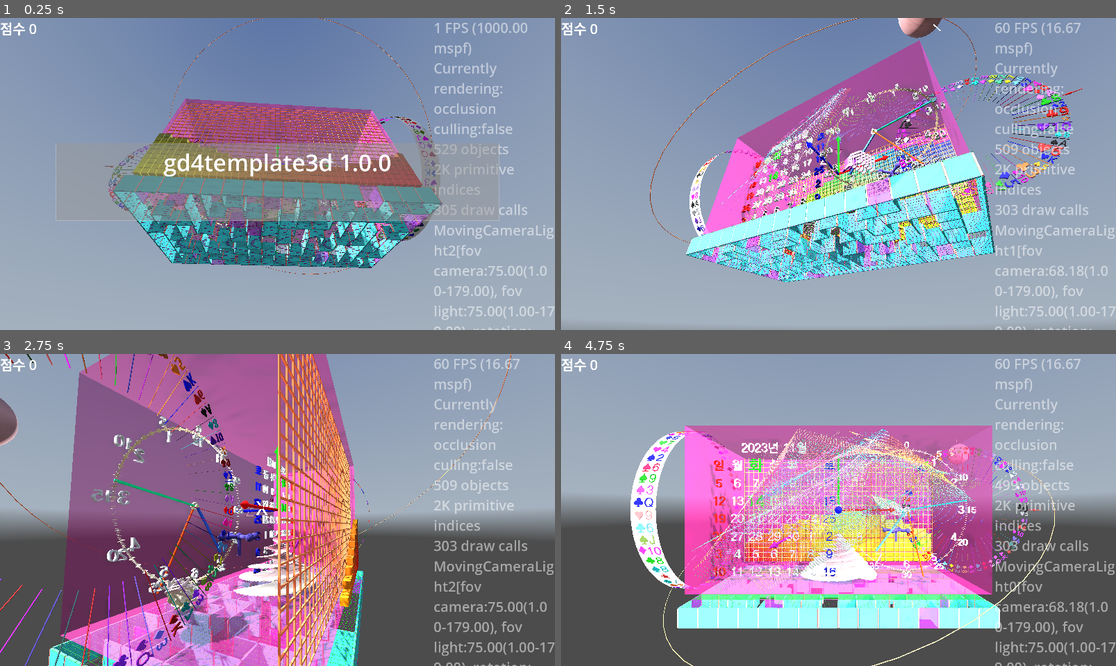
Above: before the commit, frames 1-4 (two rows, left to right).
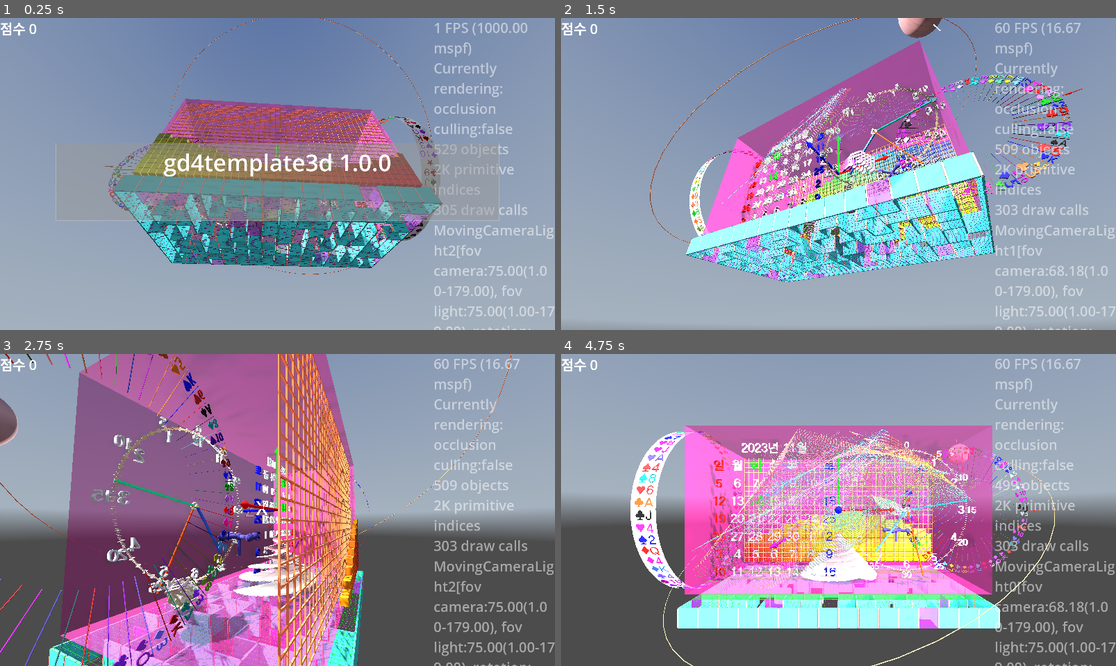
Above: after the commit, the same moments.

Repository: kasworld/gd4template3d
Game: Godot game, scene res://main.tscn
The game is run twice, just before and just after one commit, with the same random seed, the same clock (stepped at 60 frames per second) and the same inputs. A sky picture missing from this copy of the repository is replaced by a grey-blue gradient.
Inputs (mouse positions are in pixels of both pictures, inside the frame that each line leads up to):
- Up to frame 1 (0.25 s): no input
- Up to frame 2 (1.5 s): tap Enter at 0.5, 0.6 s; move the mouse to (960, 158) at 0.52 s; click (960, 158) at 0.67 s; move the mouse to (727, 189) at 1.27 s; tap Delete at 1.35 s; click (727, 189) at 1.42 s
- Up to frame 3 (2.75 s): move the mouse to (333, 441) at 2.02 s; tap Enter at 2.1 s; click (333, 441) at 2.17 s
- Up to frame 4 (4.75 s): move the mouse to (810, 572) at 2.77 s; tap Delete at 2.85, 4.35 s; click (810, 572) at 2.92 s; move the mouse to (1005, 556) at 3.52 s; tap Enter at 3.6 s; click (1005, 556) at 3.67 s; move the mouse to (672, 463) at 4.27 s; click (672, 463) at 4.42 s

The runs differ from the first frame. In frame 1, 0.3% of the frame differs, in the area x 63-79%, y 31-72%; in frame 2, 0.2%; in frame 3, less than 0.1%; in frame 4, 1.0%, in the area x 13-33%, y 24-77%.

Commit message:
use color_text_into_list

Diff:
--- a/main.gd
+++ b/main.gd
@@ -74,14 +74,18 @@
 var colorlist :Array = NamedColorList.filter_to_colorlist(NamedColorList.make_dark_color_list())
 var cardlist :Array = PlayingCard.make_deck_with_joker()
 
+func make_color_text_info_list() -> Array:
+	var rtn := []
+	for i in cardlist.size():
+		rtn.append( [ colorlist[i%colorlist.size()], cardlist[i] ] )
+	return rtn
+
 var wheel :Roulette
 func wheel_demo() -> void:
-	var cell칸정보목록 := []
-	for i in cardlist.size():
-		cell칸정보목록.append( [ colorlist[i%colorlist.size()], cardlist[i] ] )
-	cell칸정보목록.shuffle()
+	var color_text_into_list := make_color_text_info_list().duplicate()
+	color_text_into_list.shuffle()
 	wheel = preload("res://roulette/roulette.tscn").instantiate().init(
-		0, WorldSize.y/2, 0.1, cell칸정보목록 )
+		0, WorldSize.y/2, 0.1, color_text_into_list )
 	wheel.색설정하기(make_random_color(), make_random_color(), make_random_color() )
 	wheel.rotation_stopped.connect(wheel결과가결정됨)
 	add_child(wheel)
@@ -103,13 +107,9 @@
 var symbol크기 := Vector2(3,1.5)
 var reel :Reel
 func reel_demo() -> void:
-	var symbol칸정보목록 := []
-	for i in cardlist.size():
-		symbol칸정보목록.append( [cardlist[i], colorlist[i%colorlist.size()]] )
-	symbol칸정보목록.shuffle()
-	var kilist := symbol칸정보목록.duplicate()
-	kilist.shuffle()
-	reel = preload("res://reel/reel.tscn").instantiate().init(0, symbol크기, kilist)
+	var color_text_into_list := make_color_text_info_list().duplicate()
+	color_text_into_list.shuffle()
+	reel = preload("res://reel/reel.tscn").instantiate().init(0, symbol크기, color_text_into_list)
 	reel.rotation_stopped.connect(reel결과가결정됨)
 	reel.position = Vector3( -WorldSize.x/2 - symbol크기.x , 0, 0)
 	add_child(reel)
--- a/reel/reel.gd
+++ b/reel/reel.gd
@@ -4,23 +4,23 @@
 signal rotation_stopped(rl :Reel)
 var 번호 :int
 var symbol크기 :Vector2
-var symbol정보목록 :Array # [ text, color ]
+var color_text_info_list :Array # [ color , text ]
 var symbol_list :Array[ReelSymbol]
 var symbol각도 :float
 
 func calc_radius() -> float:
-	return symbol정보목록.size() * symbol크기.y / (2*PI)
+	return color_text_info_list.size() * symbol크기.y / (2*PI)
 
-func init(n :int, symbol크기a :Vector2, symbol정보목록a :Array) -> Reel:
+func init(n :int, symbol크기a :Vector2, color_text_info_lista :Array) -> Reel:
 	번호 = n
 	symbol크기 = symbol크기a
-	symbol정보목록 = symbol정보목록a
-	var count := symbol정보목록.size()
+	color_text_info_list = color_text_info_lista
+	var count := color_text_info_list.size()
 	symbol각도 = 2*PI / count
 
 	var r := count * symbol크기.y / (2*PI)
 	for i in count:
-		var k :ReelSymbol = preload("res://reel/reel_symbol/reel_symbol.tscn").instantiate().init(i, symbol크기,r,symbol정보목록[i][0], symbol정보목록[i][1])
+		var k :ReelSymbol = preload("res://reel/reel_symbol/reel_symbol.tscn").instantiate().init(i, symbol크기,r,color_text_info_list[i])
 		k.rotation.x = 2*PI/count *i
 		add_child(k)
 		symbol_list.append(k)
@@ -29,7 +29,7 @@
 	$MeshInstance3D.mesh.top_radius = calc_radius()
 	$MeshInstance3D.mesh.bottom_radius = $MeshInstance3D.mesh.top_radius
 	$MeshInstance3D.mesh.height = symbol크기.x
-	$MeshInstance3D.mesh.radial_segments = symbol정보목록.size()
+	$MeshInstance3D.mesh.radial_segments = color_text_info_list.size()
 	$MeshInstance3D.rotation.x = symbol각도/2
 
 	return self
--- a/reel/reel_symbol/reel_symbol.gd
+++ b/reel/reel_symbol/reel_symbol.gd
@@ -4,11 +4,11 @@
 var 글내용 :String
 var 번호 :int
 
-func init(n :int, sz :Vector2, r :float, t :String, co :Color) -> ReelSymbol:
+func init(n :int, sz :Vector2, r :float, color_text_info :Array) -> ReelSymbol:
 	번호 = n
-	글내용 = t
+	글내용 = color_text_info[1]
 	$"글".mesh.text = 글내용
 	$"글".mesh.font_size = sz.y*10
-	$"글".mesh.material.albedo_color = co
+	$"글".mesh.material.albedo_color = color_text_info[0]
 	$"글".position.z = r
 	return self
--- a/roulette/roulette.gd
+++ b/roulette/roulette.gd
@@ -8,12 +8,12 @@
 var 반지름 :float
 var 깊이 :float
 
-func init(ida :int, 반지름a :float, 깊이a :float, cell정보목록 :Array ) -> Roulette:
+func init(ida :int, 반지름a :float, 깊이a :float, color_text_info_list :Array ) -> Roulette:
 	id = ida
 	반지름 = 반지름a
 	깊이 = 깊이a
 
-	$Wheel.init(반지름, 깊이, cell정보목록)
+	$Wheel.init(반지름, 깊이, color_text_info_list)
 	$Wheel.rotation_stopped.connect(결과가결정됨)
 
 	# for debug
--- a/roulette/roulette_cell/roulette_cell.gd
+++ b/roulette/roulette_cell/roulette_cell.gd
@@ -11,14 +11,14 @@
 var 색깔 :Color
 var 글내용 :String
 var 강조중 :bool
-
+var color_text_info_list :Array
 func _to_string() -> String:
 	return "roulette_cell %s" % [글내용]
 
-func init(각도a :float, 반지름a :float, 깊이a :float, 색깔a :Color, 글내용a :String) -> RouletteCell:
+func init(각도a :float, 반지름a :float, 깊이a :float, color_text_info_lista :Array) -> RouletteCell:
 	반지름 = 반지름a
 	깊이 = 깊이a
-	색깔 = 색깔a
+	color_text_info_list = color_text_info_lista
 
 	$"시작선".mesh.size = Vector3(반지름*(선끝비 - 선시작비), 깊이, 깊이 /10)
 	#$"글씨".mesh.font = Global3d.font
@@ -26,8 +26,8 @@
 	$"글씨".mesh.horizontal_alignment = HorizontalAlignment.HORIZONTAL_ALIGNMENT_RIGHT
 	$"글씨".rotation = Vector3(-PI/2,0,-PI/2)
 	$"글씨".position = Vector3(0, 깊이/2, 반지름)
-	색깔바꾸기(색깔a)
-	글내용바꾸기(글내용a)
+	색깔바꾸기(color_text_info_list[0])
+	글내용바꾸기(color_text_info_list[1])
 	칸rad바꾸기(각도a)
 	글씨크기바꾸기()
 	return self
--- a/roulette/roulette_wheel/roulette_wheel.gd
+++ b/roulette/roulette_wheel/roulette_wheel.gd
@@ -7,14 +7,14 @@
 var 깊이 :float
 var cell_list :Array[RouletteCell]
 var cell각도 :float
-func init(r :float, d: float, cell정보목록 :Array =[]) -> RouletteWheel:
+func init(r :float, d: float, color_text_info_list :Array) -> RouletteWheel:
 	반지름 = r
 	깊이 = d
 	$"칸통".rotation.x = PI/2
-	var count := cell정보목록.size()
+	var count := color_text_info_list.size()
 	cell각도 = 2*PI / count
 	for i in count:
-		var k :RouletteCell = preload("res://roulette/roulette_cell/roulette_cell.tscn").instantiate().init(cell각도, 반지름, 깊이,cell정보목록[i][0], cell정보목록[i][1])
+		var k :RouletteCell = preload("res://roulette/roulette_cell/roulette_cell.tscn").instantiate().init(cell각도, 반지름, 깊이, color_text_info_list[i])
 		k.position.z = 깊이/2
 		k.rotation.y = cell각도 *i
 		$"칸통".add_child(k)
